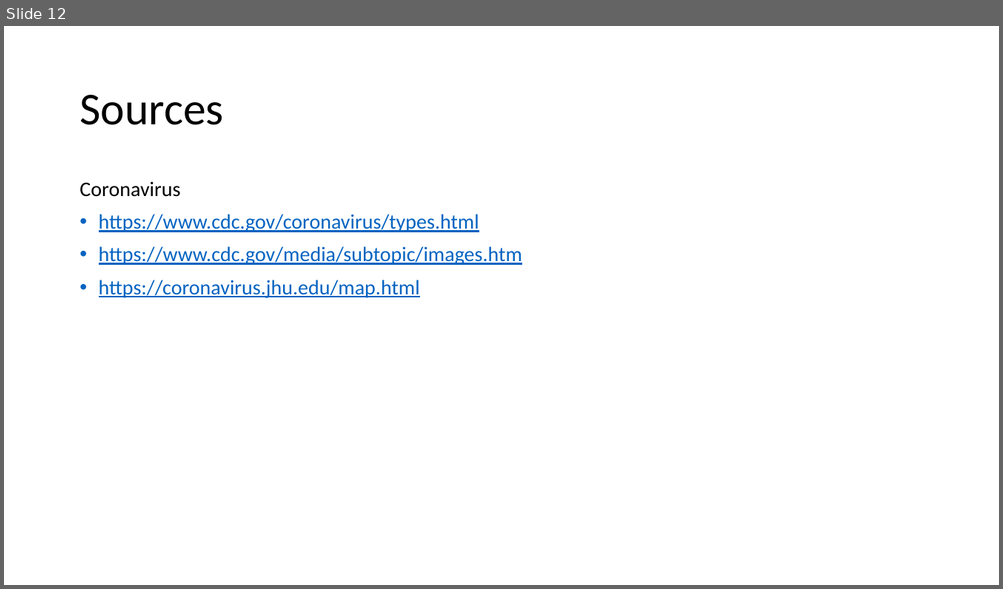
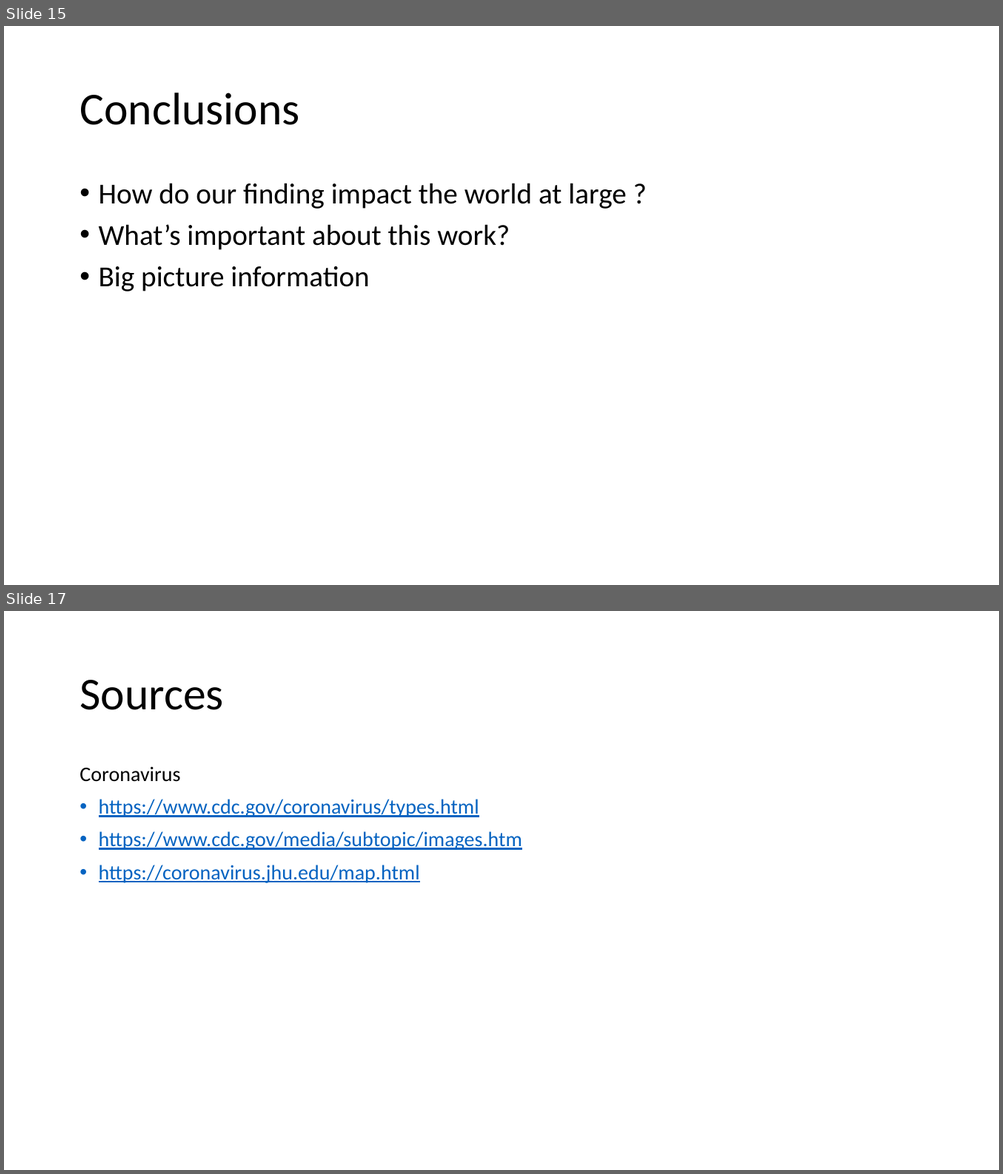
Before and after one commit to engmarkrezk/DFT_FinalProject, a slide deck: RecoverdDFTppt.pptx. Shown one above the other, each under a label of ours: slide 12 before the commit, slides 15 and 17 after it; the slides between them are not shown. The pictures are 1003x589 and 1003x1174 pixels, drawn with LibreOffice and Linux fonts; fonts in the diff are those of the drawing. Boxes give left, top, right and bottom in pixels: in the first picture for what was removed or moved away, otherwise in the second. Text is boxed around its words. In the diff, an @@ line names an element or a change of style, - is before the commit and + after.

```diff
--- a/RecoverdDFTppt.pptx
+++ b/RecoverdDFTppt.pptx
@@ slide 15 added at [4,26,999,585], background #FFFFFF @@
@@ title added at [79,93,299,125], 44 pt, text #000000 @@
+Conclusions
@@ text added at [99,183,626,292], 28 pt, text #000000 @@
+• How do our finding impact the world at large ?
+• What’s important about this work?
+• Big picture information
@@ what was slide 12 is now slide 17 @@
```
Also in this commit, not shown: 3 slides changed, 7 other slides added, 3 slides removed, 1 other file.
